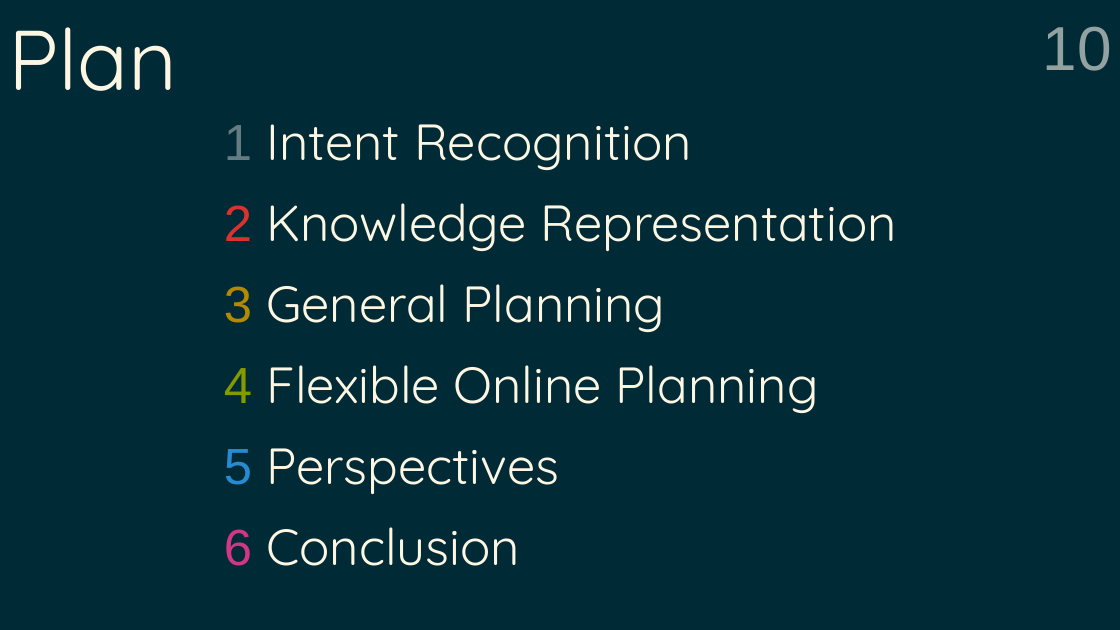
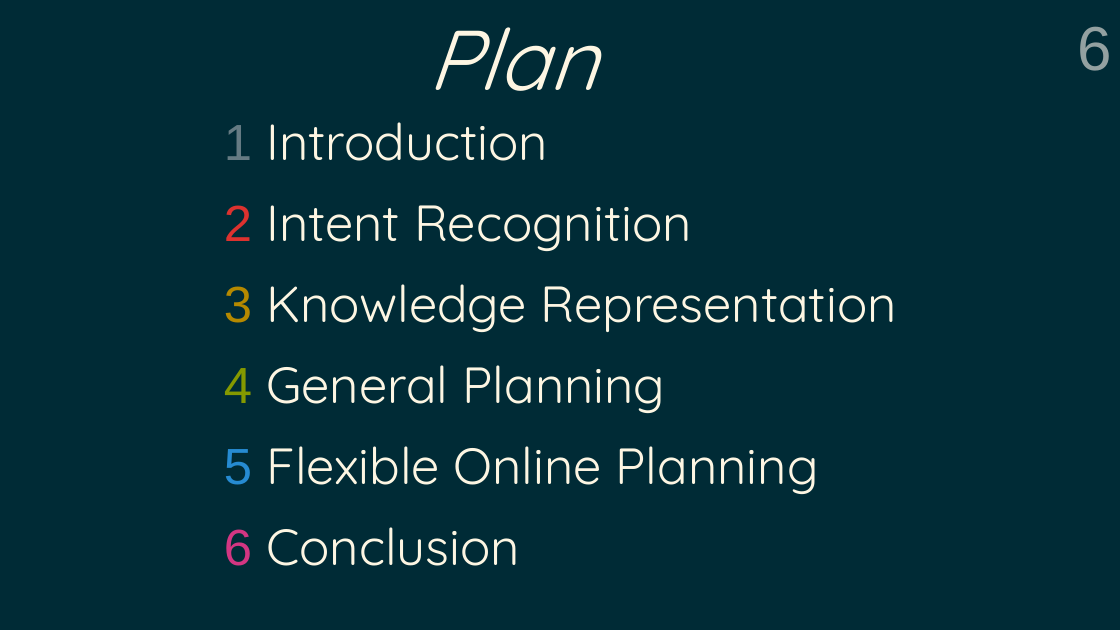
Before and after one commit to grea09/gennio, a slide deck: slide 6 of doc/defense.odp (slide 10 before the commit). Drawn at 1120x630 pixels with LibreOffice and Linux fonts; fonts in the diff are those of the drawing. Boxes give left, top, right and bottom in pixels: in the first picture for what was removed or moved away, otherwise in the second. Text is boxed around its words. In the diff, an @@ line names an element or a change of style, - is before the commit and + after.

```diff
--- a/doc/defense.odp
+++ b/doc/defense.odp
@@ title "Plan" at (427, 27, 597, 91): italic on; alignment left to centre @@
@@ page number at (1077, 26, 1112, 71): text changed @@
-10
+6
@@ text at (224, 122, 896, 494): text changed @@
-1 Intent Recognition
-2 Knowledge Representation
-3 General Planning
-4 Flexible Online Planning
-5 Perspectives
+1 Introduction
+2 Intent Recognition
+3 Knowledge Representation
+4 General Planning
+5 Flexible Online Planning
```
Also in this commit, not shown: 4 other slides changed, 3 slides added, 2 slides removed, 2 other files.
